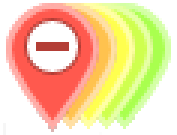
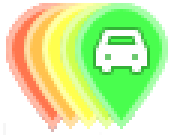
Two versions of the same layered image (177x135). Layer-by-layer changes:
renamed "Слой 8" to "Слой 10", moved it above "Слой 7", painted on it over [75, 3, 171, 129]
moved "Слой 7" above "Слой 6" over [60, 3, 153, 129]
moved "Слой 6" above "Слой 5" over [42, 3, 135, 129]
showed "Слой 4" over [6, 3, 99, 129]
moved "Слой 1" above "Слой 9" over [6, 3, 102, 129]
